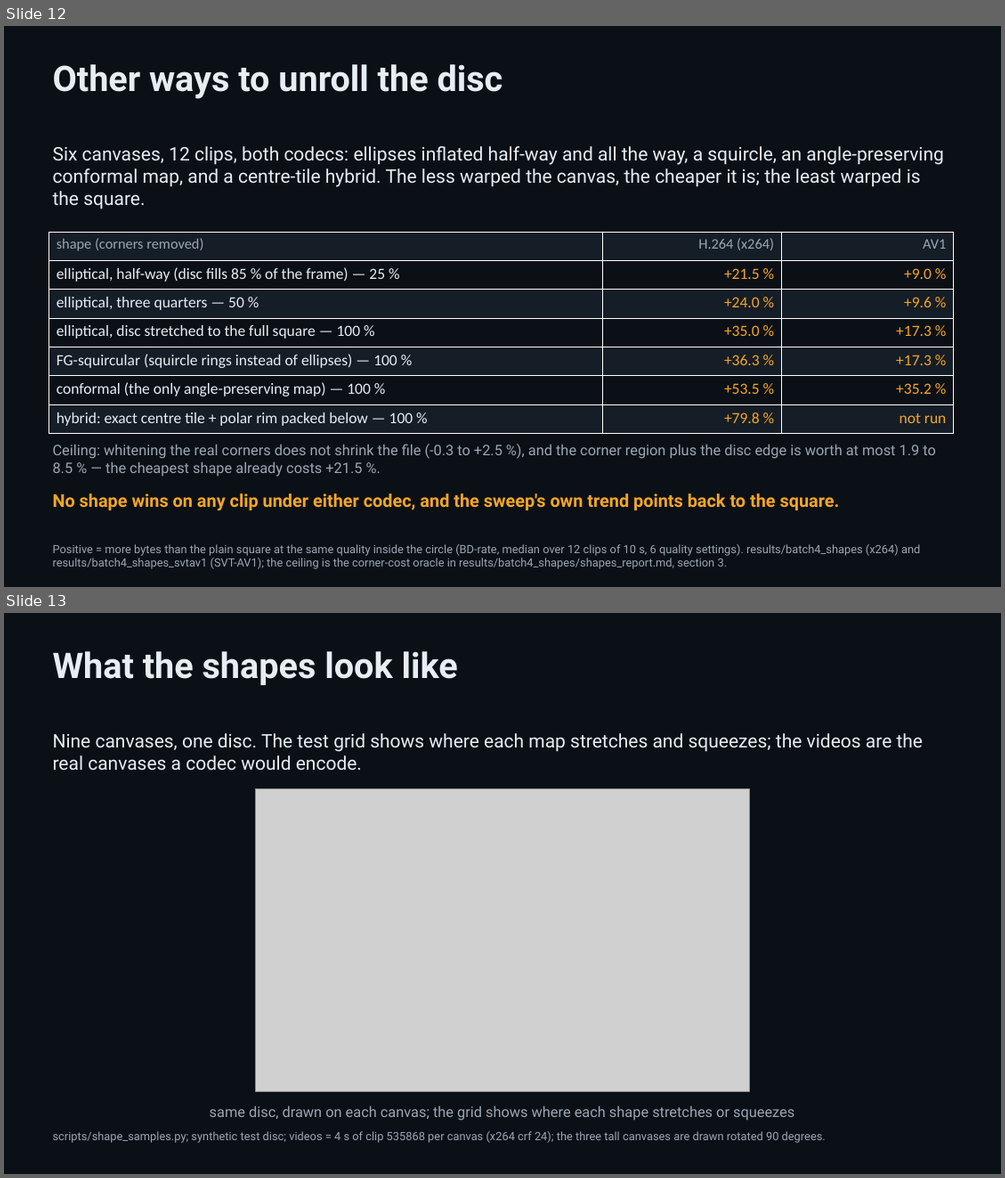
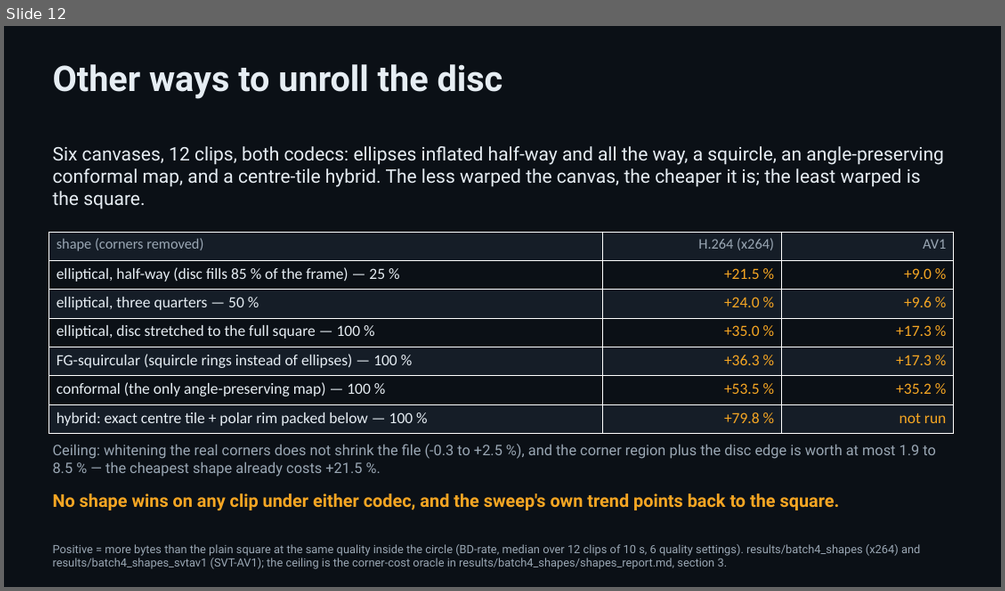
Before and after one commit to padington/polar-codec-site, a slide deck: slides/polar-codec.pptx. Shown one above the other, each under a label of ours: slides 12 and 13 before the commit, slide 12 after it. The pictures are 1005x1178 and 1005x591 pixels, drawn with LibreOffice and Linux fonts; fonts in the diff are those of the drawing; grey boxes stand for pictures. Boxes give left, top, right and bottom in pixels: in the first picture for what was removed or moved away, otherwise in the second. Text is boxed around its words. In the diff, an @@ line names an element or a change of style, - is before the commit and + after.

Commit message:
Deck: one explanatory slide per canvas shape (slides 13-20)
Rebuilt from the private repo. The contact-sheet slide is gone; the deck now
has 31 slides, one per canvas shape on slide 4's template, with schematics
generated from the maps themselves. The two contact sheets stay on the
results page as overview sheets and are linked from the deck's appendix.

```diff
--- a/slides/polar-codec.pptx
+++ b/slides/polar-codec.pptx
@@ slide 13 removed at box(4, 613, 1001, 1174), background #0B1016 @@
@@ text removed at box(53, 651, 458, 685) @@
-What the shapes look like
@@ text removed at box(53, 733, 923, 770) @@
-Nine canvases, one disc. The test grid shows where each map stretches and squeezes; the videos are the real canvases a codec would encode.
@@ picture removed at box(255, 788, 750, 1092) @@
@@ text removed at box(210, 1106, 794, 1120) @@
-same disc, drawn on each canvas; the grid shows where each shape stretches or squeezes
@@ text removed at box(53, 1131, 825, 1143) @@
-scripts/shape_samples.py; synthetic test disc; videos = 4 s of clip 535868 per canvas (x264 crf 24); the three tall canvases are drawn rotated 90 degrees.
```
Also in this commit, not shown: 1 slide changed, 8 slides added, 1 other slide removed, 25 other files.
